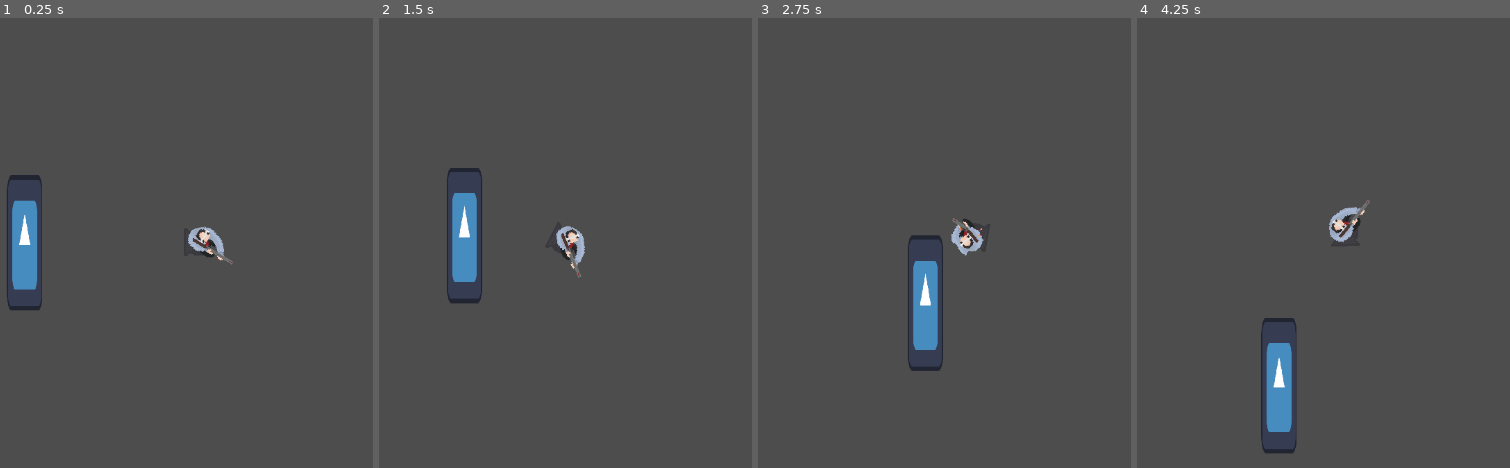
Above: before the commit, frames 1-4 (left to right).
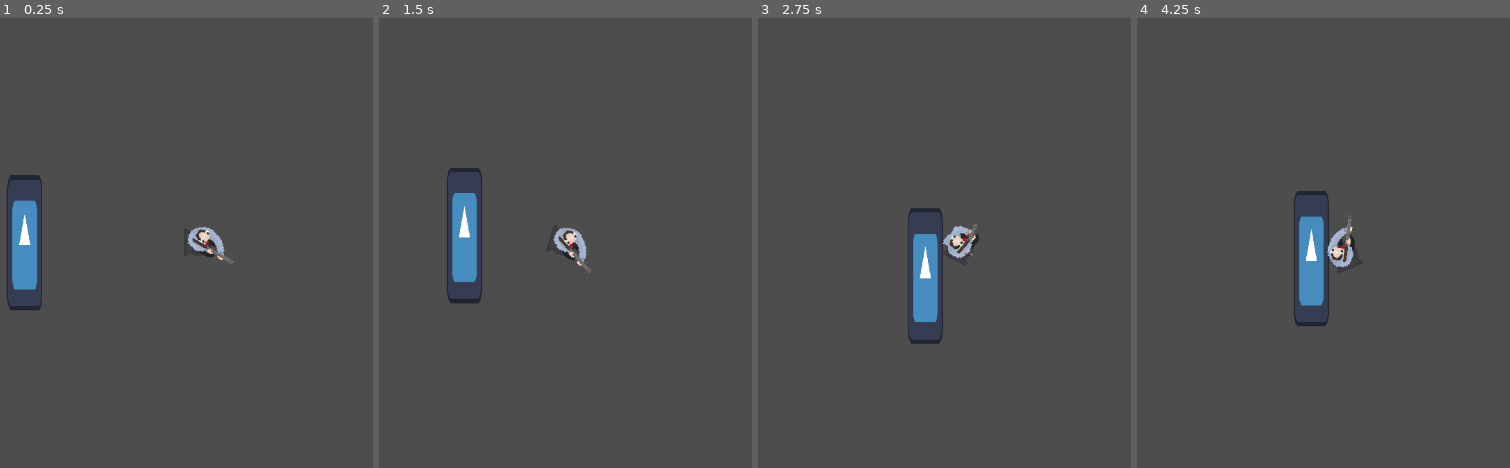
Above: after the commit, the same moments.

Repository: antax07/Shotgun-Carnage
Game: Godot game, scene res://core/scenes/levels/test_level.tscn
Same seed, same stepped clock (60 frames per second), same inputs: the game is played once before the commit and once after it. The engine's default icon, where the game draws it, is replaced by a stand-in: a white triangle on a blue panel in a dark square.
Inputs (mouse positions are in pixels of both pictures, inside the frame that each line leads up to):
- Up to frame 1 (0.25 s): no input
- Up to frame 2 (1.5 s): tap Enter at 0.5 s; move the mouse to (outside the picture) at 0.52 s; click (outside the picture) at 0.6 s; move the mouse to (423, 265) at 1.27 s; tap D (rotate_clockwise) at 1.35 s
- Up to frame 3 (2.75 s): click (802, 265) at 1.55 s; move the mouse to (1045, 144) at 2.02 s; hold A (rotate_counterclockwise) from 2.03 s (still down); click (1045, 144) at 2.3 s
- Up to frame 4 (4.25 s): move the mouse to (1304, 333) at 2.77 s; release A (rotate_counterclockwise) at 2.78 s; click (1304, 333) at 2.85 s; move the mouse to (outside the picture) at 3.52 s; click (outside the picture) at 3.6 s

The runs differ from the first frame. In frame 1, less than 0.1% of the frame differs, in the area x 50-63%, y 46-55%; in frame 2, 0.4%; in frame 3, 1.9%; in frame 4, 4.2%, in the area x 33-63%, y 38-97%.

Commit message:
muzzle flash and projectiles

Diff:
--- a/core/scenes/characters/player.tscn
+++ b/core/scenes/characters/player.tscn
@@ -1,8 +1,9 @@
-[gd_scene load_steps=9 format=3 uid="uid://f3lio3xv046c"]
+[gd_scene load_steps=10 format=3 uid="uid://f3lio3xv046c"]
 
 [ext_resource type="Script" path="res://core/scripts/characters/Player.gd" id="1_dint0"]
 [ext_resource type="Texture2D" uid="uid://dq2or3clx26d2" path="res://assets/textures/player_atlas.png" id="2_15t1v"]
 [ext_resource type="Texture2D" uid="uid://btqckb3bv87is" path="res://assets/textures/chair_atlas.png" id="2_niuaa"]
+[ext_resource type="Texture2D" uid="uid://nghwia0t42kq" path="res://assets/textures/muzzle_flash.png" id="4_bucvw"]
 
 [sub_resource type="Animation" id="Animation_fqic1"]
 length = 0.001
@@ -89,9 +90,19 @@
 vframes = 5
 
 [node name="PlayerSprite" type="Sprite2D" parent="ChairSprite"]
+rotation = 6.28319
 texture = ExtResource("2_15t1v")
 hframes = 4
 vframes = 5
+
+[node name="MuzzleFlash" type="Sprite2D" parent="ChairSprite/PlayerSprite"]
+visible = false
+position = Vector2(39, 4)
+scale = Vector2(0.0561301, 0.0561301)
+texture = ExtResource("4_bucvw")
+
+[node name="MuzzleTip" type="Marker2D" parent="ChairSprite/PlayerSprite"]
+position = Vector2(32, 3)
 
 [node name="AnimationPlayer" type="AnimationPlayer" parent="."]
 libraries = {
@@ -104,4 +115,4 @@
 position_smoothing_enabled = true
 
 [node name="CollisionPolygon2D" type="CollisionPolygon2D" parent="."]
-polygon = PackedVector2Array(-21, -14, -21, 13, 9, 11, 16, 8, 32, 5, 32, 2, 19, 0, 14, -8, 0, -14)
+polygon = PackedVector2Array(-16, -9, -15, 9, 9, 11, 20, 3, 14, -8, 0, -14)
--- /dev/null
+++ b/core/scenes/characters/projectile.tscn
@@ -0,0 +1,21 @@
+[gd_scene load_steps=4 format=3 uid="uid://cbvkqrdd6yl"]
+
+[ext_resource type="Texture2D" uid="uid://dl4vx30km3v42" path="res://icon.svg" id="1_4vh75"]
+[ext_resource type="Script" path="res://core/scripts/characters/projectile.gd" id="1_ju045"]
+
+[sub_resource type="RectangleShape2D" id="RectangleShape2D_k4r6e"]
+size = Vector2(2, 2)
+
+[node name="Projectile" type="Area2D"]
+scale = Vector2(1.5, 1.5)
+script = ExtResource("1_ju045")
+
+[node name="CollisionShape2D" type="CollisionShape2D" parent="."]
+shape = SubResource("RectangleShape2D_k4r6e")
+
+[node name="Sprite2D" type="Sprite2D" parent="."]
+modulate = Color(1, 1, 0, 1)
+scale = Vector2(0.015625, 0.015625)
+texture = ExtResource("1_4vh75")
+
+[connection signal="body_entered" from="." to="." method="_on_body_entered"]
--- a/core/scripts/characters/Player.gd
+++ b/core/scripts/characters/Player.gd
@@ -1,24 +1,34 @@
 extends RigidBody2D
 
-@export var aiming_cone_angle = 80.0
+@export var aiming_cone_angle = 60.0
 @export var recoil = 100.0
-@export var rotation_force = 0.15
+@export var rotation_force = 0.1
 @export var reload_time = 1.6
 @export var linear_friction = 25.0
 @export var angular_friction = 1.0
 @export var tip_toe_interval = 1.0
 @export var tip_toe_impulse = 1.5
+@export var projectile_scene_path = "res://core/scenes/characters/projectile.tscn"
+@export var fire_animation_time = 0.4
+@export var magazine_size = 2
+@export var pellets_per_shot = 5
+@export var spread_angle = 10.0
 
 @onready var chair_sprite = $ChairSprite
 @onready var player_sprite = $ChairSprite/PlayerSprite
 @onready var animation_player = $AnimationPlayer
+@onready var muzzle_flash = $ChairSprite/PlayerSprite/MuzzleFlash
+@onready var muzzle_tip = $ChairSprite/PlayerSprite/MuzzleTip
 
 var can_shoot = true
 var aiming_direction = 0.0
 var can_tip_toe = true
 var shots_fired = 0
+var bullets_loaded = magazine_size
+var projectile_scene = null
 
 func _ready():
+	projectile_scene = load(projectile_scene_path)
 	animation_player.play("idle")
 
 func _process(delta):
@@ -80,28 +90,47 @@
 			angular_velocity += friction_torque
 
 func shoot():
+	if bullets_loaded <= 0:
+		reload_animation()
+		return
+
+	can_shoot = false
+
+	muzzle_flash.visible = true
+	animation_player.play("fire")
+	fire_projectiles()
+
 	var local_recoil_vector = Vector2(-cos(deg_to_rad(aiming_direction)), -sin(deg_to_rad(aiming_direction))) * recoil
 	var global_recoil_vector = self.to_global(local_recoil_vector) - self.global_position
-
 	apply_central_impulse(global_recoil_vector)
 
 	var rotational_impact = aiming_direction * rotation_force
 	angular_velocity -= rotational_impact
 
-	animation_player.play("fire")
-	await get_tree().create_timer(0.4).timeout
-	animation_player.play("idle")
+	await get_tree().create_timer(fire_animation_time).timeout
+	muzzle_flash.visible = false
 
-	shots_fired += 1
-	if shots_fired >= 2:
-		can_shoot = false
-		shots_fired = 0
+	bullets_loaded -= 1
+	if bullets_loaded <= 0:
 		reload_animation()
-		await get_tree().create_timer(reload_time).timeout
-		can_shoot = true
-		animation_player.play("idle")
 	else:
 		can_shoot = true
 
+func fire_projectiles():
+	for i in range(pellets_per_shot):
+		var projectile_instance = projectile_scene.instantiate()
+		projectile_instance.position = muzzle_tip.global_position
+
+		var spread = randf_range(-spread_angle / 2, spread_angle / 2)
+		var global_rotation = player_sprite.global_rotation + deg_to_rad(spread)
+		var direction = Vector2(cos(global_rotation), sin(global_rotation)).normalized()
+		projectile_instance.velocity = direction * projectile_instance.speed
+
+		get_parent().add_child(projectile_instance)
+
 func reload_animation():
 	animation_player.play("reload")
+	await get_tree().create_timer(reload_time).timeout
+	bullets_loaded = magazine_size
+	can_shoot = true
+	animation_player.play("idle")
--- /dev/null
+++ b/core/scripts/characters/projectile.gd
@@ -0,0 +1,15 @@
+extends Area2D
+
+@export var speed = 1000.0
+var velocity = Vector2.ZERO
+
+func _ready():
+	self.set_monitoring(true)
+
+
+func _process(delta):
+	position += velocity * delta
+
+func _on_body_entered(body):
+	pass
+	#queue_free()  # Remove the projectile on collision
Binary file added: assets/textures/muzzle_flash.png
Not shown, added: assets/textures/muzzle_flash.png.import
